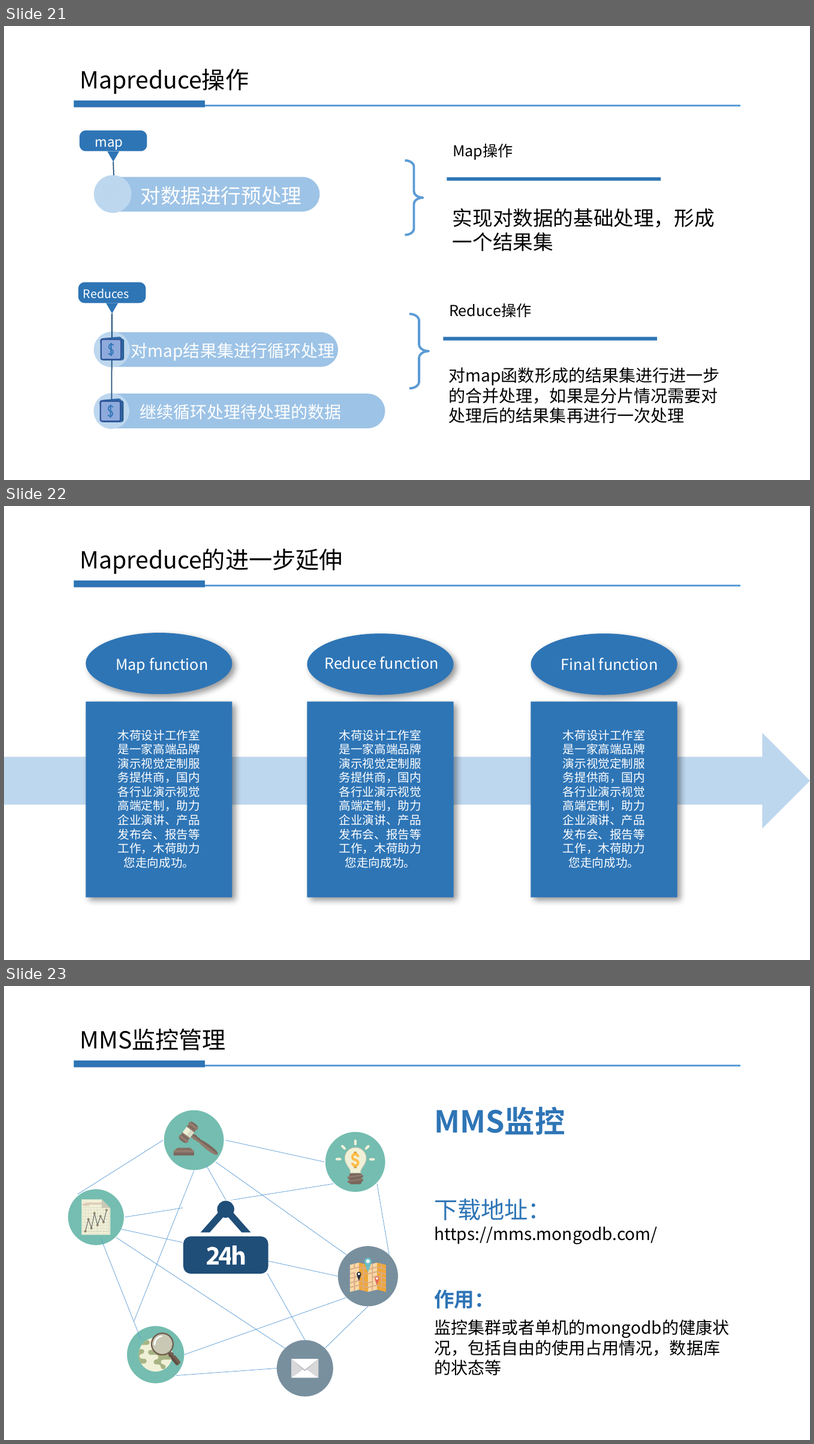
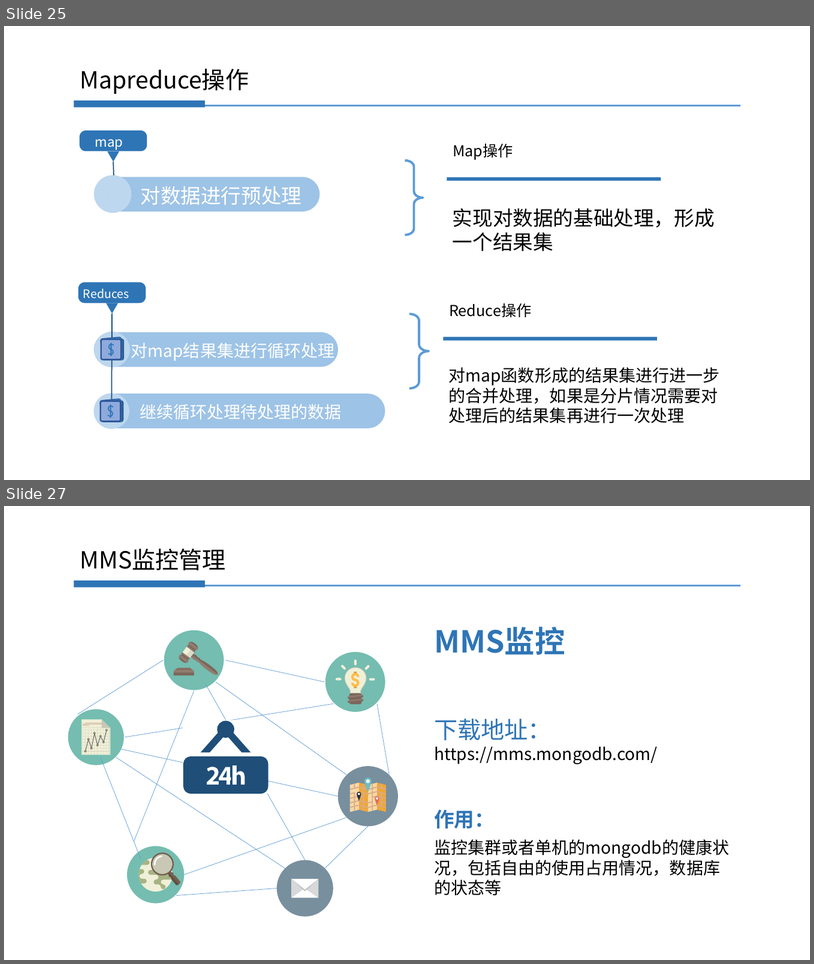
Before and after one commit to sid2656/utils_mongodb, a slide deck: docs/MongoDB视频录制ppt.pptx. Shown one above the other, each under a label of ours: slides 21, 22 and 23 before the commit, slides 25 and 27 after it; the slides between them are not shown. The pictures are 814x1444 and 814x964 pixels, drawn with LibreOffice and Linux fonts; fonts in the diff are those of the drawing. Boxes give left, top, right and bottom in pixels: in the first picture for what was removed or moved away, otherwise in the second. Text is boxed around its words. In the diff, an @@ line names an element or a change of style, - is before the commit and + after.

```diff
--- a/docs/MongoDB视频录制ppt.pptx
+++ b/docs/MongoDB视频录制ppt.pptx
@@ slide 22 removed at <box>4,506,810,960</box>, background #CCE8CF @@
@@ text removed at <box>80,549,343,574</box> @@
-Mapreduce的进一步延伸
@@ rectangle removed at <box>74,580,205,587</box> @@
@@ line removed from (205, 586) to (741, 586) @@
@@ right arrow removed at <box>4,733,810,828</box> @@
@@ group removed at <box>86,633,232,897</box>: 2 texts, 1 rectangle, 1 ellipse @@
-Map function
-木荷设计工作室是一家高端品牌演示视觉定制服务提供商，国内各行业演示视觉高端定制，助力企业演讲、产品发布会、报告等工作，木荷助力您走向成功。
@@ group removed at <box>307,634,453,897</box>: 2 texts, 1 rectangle, 1 ellipse @@
-Reduce function
-木荷设计工作室是一家高端品牌演示视觉定制服务提供商，国内各行业演示视觉高端定制，助力企业演讲、产品发布会、报告等工作，木荷助力您走向成功。
@@ group removed at <box>531,634,678,897</box>: 2 texts, 1 rectangle, 1 ellipse @@
-Final function
-木荷设计工作室是一家高端品牌演示视觉定制服务提供商，国内各行业演示视觉高端定制，助力企业演讲、产品发布会、报告等工作，木荷助力您走向成功。
@@ what was slide 21 is now slide 25 @@
@@ what was slide 23 is now slide 27 @@
```
Also in this commit, not shown: 2 slides changed, 6 slides added, 1 other slide removed, 11 other files.
